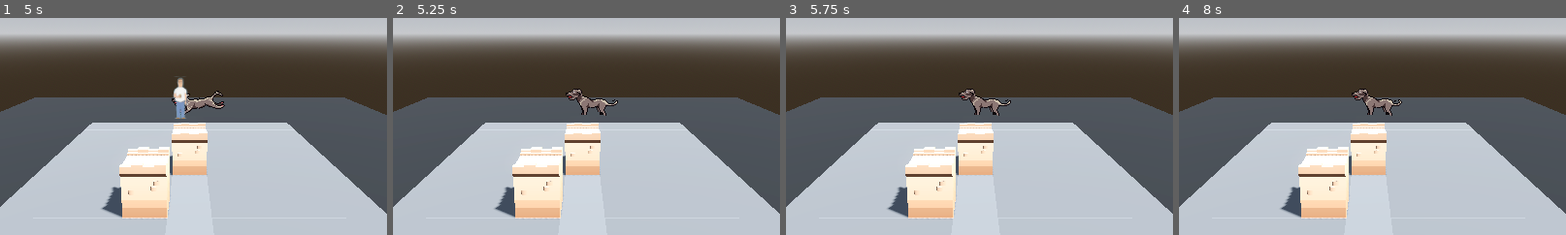
Above: before the commit, frames 1-4 (left to right).
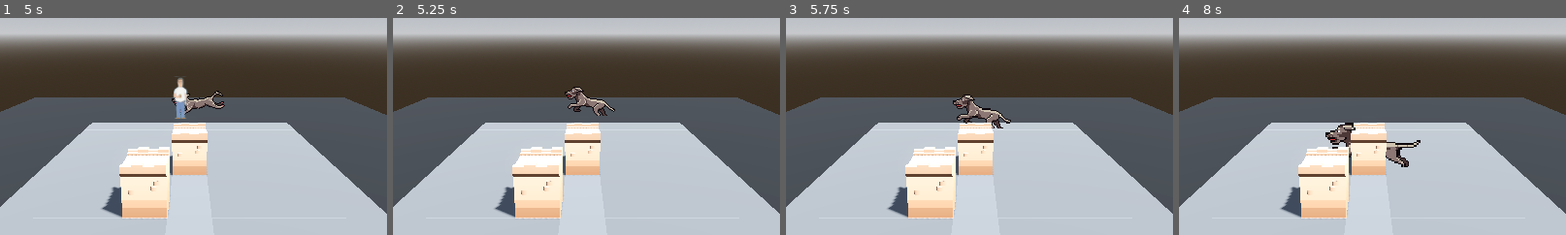
Above: after the commit, the same moments.

Repository: BattuKhann/CatDefense
Game: Godot game, scene res://Scenes/test_scene_sri.tscn
Same seed, same stepped clock (60 frames per second), same inputs: the game is played once before the commit and once after it.
Inputs (mouse positions are % of the whole screen's width and height, from its top left):
- Up to frame 1 (5 s): click (50, 91) at 0.5 s; tap Enter (ui_accept) at 1.25, 1.52, 4.52 s; move the mouse to (72, 45) at 1.27 s; hold Right (ui_right) 1.28-2 s; click (72, 45) at 1.42 s; drag from (30, 55) to (45, 70) at 2.02 s; move the mouse to (60, 28) at 2.77 s; hold Right (ui_right) 2.78-3.5 s; click (60, 28) at 2.92 s; drag from (45, 70) to (20, 35) at 3.52 s; move the mouse to (80, 65) at 4.27 s; hold Left (ui_left) from 4.28 s (still down); click (80, 65) at 4.42 s
- Up to frame 2 (5.25 s): release Left (ui_left) at 5 s; tap Enter (ui_accept) at 5 s; drag from (20, 35) to (35, 25) at 5.02 s
- Up to frame 3 (5.75 s): no input
- Up to frame 4 (8 s): move the mouse to (55, 50) at 5.77 s; hold Down (ui_down) 5.78-6.5 s; click (55, 50) at 5.92 s; drag from (35, 25) to (30, 55) at 6.52 s; move the mouse to (72, 45) at 7.27 s; hold Up (ui_up) from 7.28 s (still down); click (72, 45) at 7.42 s; tap Enter (ui_accept) at 7.52 s
The pictures show only the part of the screen within x 26-75%, y 29-79%; the shares and areas given below are measured in that part.

Frame 1 is identical in both runs. In frame 2, 0.7% of the frame differs, in the area x 44-59%, y 31-46%; in frame 3, 1.3%; in frame 4, 1.7%, in the area x 37-63%, y 32-69%.
Error before the commit: Invalid access to property or key 'tower' on a base object of type 'StaticBody3D'. (res://Scripts/placement_system.gd:75)
Error after the commit: Invalid access to property or key 'tower' on a base object of type 'StaticBody3D'. (res://Scripts/placement_system.gd:77)

Commit message:
group edit + enemy ai update
changed group label to "tower_group" and enemy now searches for walls

Diff:
--- a/Scenes/test_scene_sri.tscn
+++ b/Scenes/test_scene_sri.tscn
@@ -79,5 +79,5 @@
 [node name="DobermanEnemy" parent="TestingNode" groups=["enemy"] instance=ExtResource("6_0c6lx")]
 transform = Transform3D(1, 0, 0, 0, 1, 0, 0, 0, 1, -8, 7, -3)
 
-[node name="CatTroop" parent="TestingNode" groups=["tower"] instance=ExtResource("7_0hsem")]
+[node name="CatTroop" parent="TestingNode" groups=["tower", "tower_group"] instance=ExtResource("7_0hsem")]
 transform = Transform3D(1, 0, 0, 0, 1, 0, 0, 0, 1, -3, 7, 3)
--- a/Scenes/wall.tscn
+++ b/Scenes/wall.tscn
@@ -1,5 +1,6 @@
-[gd_scene load_steps=11 format=4 uid="uid://d4iomu1ndb7ch"]
+[gd_scene load_steps=12 format=4 uid="uid://d4iomu1ndb7ch"]
 
+[ext_resource type="Script" path="res://Scripts/wall.gd" id="1_l1eni"]
 [ext_resource type="Texture2D" uid="uid://bpbwmr4f8dhu7" path="res://Assets/kenney_castle-kit/Models/GLB format/Textures/colormap.png" id="1_yp3je"]
 
 [sub_resource type="StandardMaterial3D" id="StandardMaterial3D_sapjh"]
@@ -117,6 +118,7 @@
 shadow_mesh = SubResource("ArrayMesh_r8gf2")
 
 [node name="Wall" type="Node3D"]
+script = ExtResource("1_l1eni")
 
 [node name="Wall" type="MeshInstance3D" parent="."]
 transform = Transform3D(-1, 0, -8.74228e-08, 0, 1, 0, 8.74228e-08, 0, -1, 0, 0, 0)
--- a/Scripts/cat_troop.gd
+++ b/Scripts/cat_troop.gd
@@ -22,12 +22,10 @@
 func findCam():
 	camera3d = get_tree().root.find_child("MainCamera", true, false)
 
-
-
 func hurt(damage):
 	health -= damage
 
-func isDead():
+func isDead() -> bool:
 	return health <= 0
 
 func _ready():
@@ -90,7 +88,7 @@
 	if not is_on_floor():
 		velocity += get_gravity() * delta
 
-	if isDead():
+	if self.isDead():
 		queue_free()
 
 	if target:
--- a/Scripts/doberman_enemy.gd
+++ b/Scripts/doberman_enemy.gd
@@ -9,7 +9,7 @@
 
 @export var damage: int = 10  # Damage dealt by this enemy
 @export var attack_range: float = 15.0  # Range within which the enemy will attack
-@export var attack_interval: float = 5.0  # Time between consecutive attacks
+@export var attack_interval: float = 0.5  # Time between consecutive attacks
 
 var attack_timer = 0.0  # Tracks time since last attack
 
@@ -21,13 +21,16 @@
 
 var target: Node3D = null
 
+func choose_25_chance() -> bool:
+	return randf() < 0.25
+
 func findCam():
 	camera3d = get_tree().root.find_child("MainCamera", true, false)
 
 func hurt(damage: int):
 	health -= damage
 
-func isDead():
+func isDead() -> bool:
 	return health <= 0
 
 func _ready():
@@ -42,15 +45,22 @@
 		findCam()
 
 func find_target():
-	# Get the nearest object in the group "troop"
+	# Get the nearest object in the group "tower"
 	var nearest_distance = 1000
 	var nearest_target = null
 
-	for member in get_tree().get_nodes_in_group("tower"):
+	for member in get_tree().get_nodes_in_group("tower_group"):
 		# Ensure the member is a valid Node3D and not this object
 		if is_instance_valid(member) and member is Node3D and member != self:
 			var distance = global_transform.origin.distance_to(member.global_transform.origin)
-			if distance < nearest_distance:
+
+			if member.is_in_group("tower_wall") and choose_25_chance():
+				# 25% chance to prioritize "tower_wall" targets
+				nearest_target = member
+				nearest_distance = distance
+				if not characters_in_range.has(member):
+					characters_in_range.append(member)
+			elif distance < nearest_distance:
 				nearest_distance = distance
 				nearest_target = member
 
@@ -80,22 +90,28 @@
 		hurt_nearby_characters()
 
 func hurt_nearby_characters():
+	# Create a new array to hold valid characters
+	var valid_characters = []
 	for char in characters_in_range:
-		char.hurt(DAMAGE)
+		if is_instance_valid(char):
+			var custom_char = char as Node3D  # Replace Node3D with the appropriate custom type if needed
+			if custom_char and custom_char.has_method("hurt"):
+				custom_char.hurt(DAMAGE)
+				valid_characters.append(char)
+	# Update the list with only valid characters
+	characters_in_range = valid_characters
 
 func _physics_process(delta):
 	rotateSprite()
 
-	for child in get_tree().get_nodes_in_group("tower"):
+	for child in get_tree().get_nodes_in_group("tower_group"):
 		if child != self:
 			# Calculate distance
 			var distance = global_transform.origin.distance_to(child.global_transform.origin)
 
 			if distance <= attack_range:
-				characters_in_range.append(child)
-
-	#for i in characters_in_range:
-		#print(i)
+				if not characters_in_range.has(child):
+					characters_in_range.append(child)
 
 	if not is_on_floor():
 		velocity += get_gravity() * delta
@@ -128,6 +144,8 @@
 		sprite3d.play("idle")
 		velocity.x = move_toward(velocity.x, 0, ACCEL * delta)
 		velocity.z = move_toward(velocity.z, 0, ACCEL * delta)
+
+		find_target()
 		move_and_slide()
 
 func _on_Target_exited():
--- a/Scripts/placement_system.gd
+++ b/Scripts/placement_system.gd
@@ -44,6 +44,8 @@
 	if selected and canPlace:
 		var placed = selected.instantiate()
 		placed.global_position = Vector3(placing.global_position.x, 0, placing.global_position.z)
+		placed.add_to_group("tower_group")
+		placed.add_to_group("tower_wall")
 		navRegion3d.add_child(placed)
 		co.tower = true
 
--- /dev/null
+++ b/Scripts/wall.gd
@@ -0,0 +1,19 @@
+extends Node3D
+
+@export var health = 500
+
+func hurt(damage):
+	health -= damage
+
+func isDead() -> bool:
+	return health <= 0
+
+# Called when the node enters the scene tree for the first time.
+func _ready():
+	pass # Replace with function body.
+
+
+# Called every frame. 'delta' is the elapsed time since the previous frame.
+func _process(delta):
+	if self.isDead():
+		queue_free()
--- a/project.godot
+++ b/project.godot
@@ -22,4 +22,5 @@
 [global_group]
 
 enemy="dog enemy group"
-tower="cat troop"
+tower_wall="wall group part of tower group"
+tower_group="cat troop"
